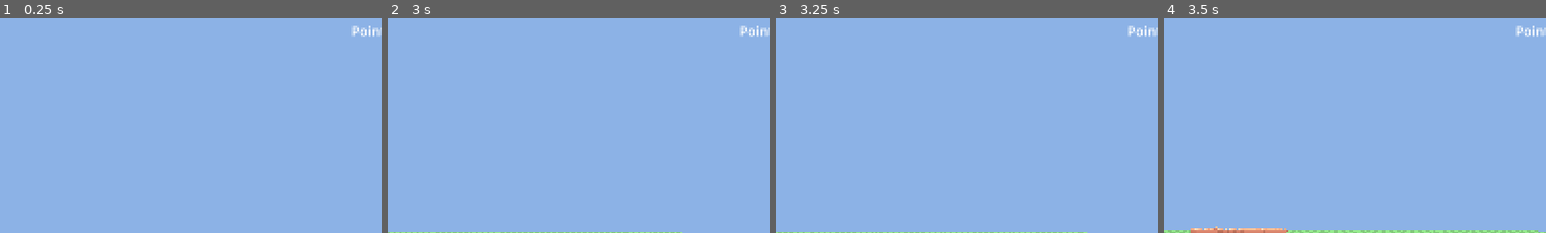
Above: before the commit, frames 1-4 (left to right).
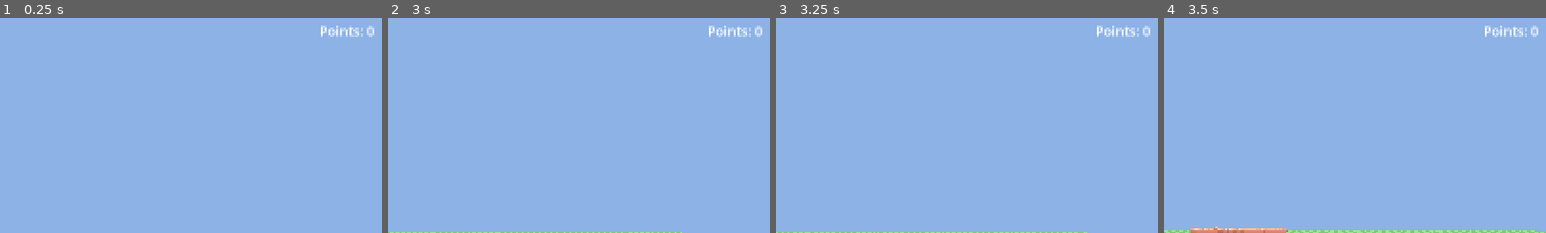
Above: after the commit, the same moments.

Repository: forsman5/sitka
Game: Godot game, scene res://scenes/on_foot/on_foot.tscn
Two runs of this game, one before a commit and one after it. Both use one fixed random seed, a clock stepped at 60 frames per second and the inputs below. This scene is started directly instead of the project's main scene.
Inputs (mouse positions are % of the whole screen's width and height, from its top left):
- Up to frame 1 (0.25 s): no input
- Up to frame 2 (3 s): tap Enter at 0.5 s; move the mouse to (55, 50) at 0.52 s; hold Q 0.53-1.28 s; hold Up (ui_up) from 0.53 s (still down); click (55, 50) at 0.67 s; tap Space at 0.77, 1.52, 2.75 s; move the mouse to (45, 50) at 1.27 s; tap E at 1.35 s; move the mouse to (52, 48) at 2.02 s; hold Alt 2.03-2.78 s; move the mouse to (49, 52) at 2.77 s; tap Shift at 2.85 s; click (49, 52) at 2.92 s
- Up to frame 3 (3.25 s): keep holding Up (ui_up); tap Space at 3.02 s
- Up to frame 4 (3.5 s): keep holding Up (ui_up)
The pictures show only the part of the screen within x 50-100%, y 0-50%; the shares and areas given below are measured in that part.

The runs differ from the first frame. In frame 1, 0.5% of the frame differs, in the area x 84-100%, y 3-9%; in frame 2, 0.5%; in frame 3, 0.5%; in frame 4, 0.5%.

Commit message:
On foot: anchor points label to the right edge so it stays on screen
Co-Authored-By: Claude Sonnet 5.5 <noreply@anthropic.com>

Diff:
--- a/scripts/on_foot/on_foot_world.gd
+++ b/scripts/on_foot/on_foot_world.gd
@@ -33,9 +33,12 @@
 	var points := Label.new()
 	points.text = "Points: 0"
 	points.add_theme_font_size_override("font_size", 28)
-	points.set_anchors_preset(Control.PRESET_TOP_RIGHT)
-	points.grow_horizontal = Control.GROW_DIRECTION_BEGIN
-	points.position = Vector2(-16, 8)
+	points.horizontal_alignment = HORIZONTAL_ALIGNMENT_RIGHT
+	points.anchor_left = 1.0
+	points.anchor_right = 1.0
+	points.offset_left = -260.0
+	points.offset_right = -16.0
+	points.offset_top = 8.0
 	layer.add_child(points)
 	_pen.sheep_penned.connect(func(total: int) -> void: points.text = "Points: %d" % total)
 
